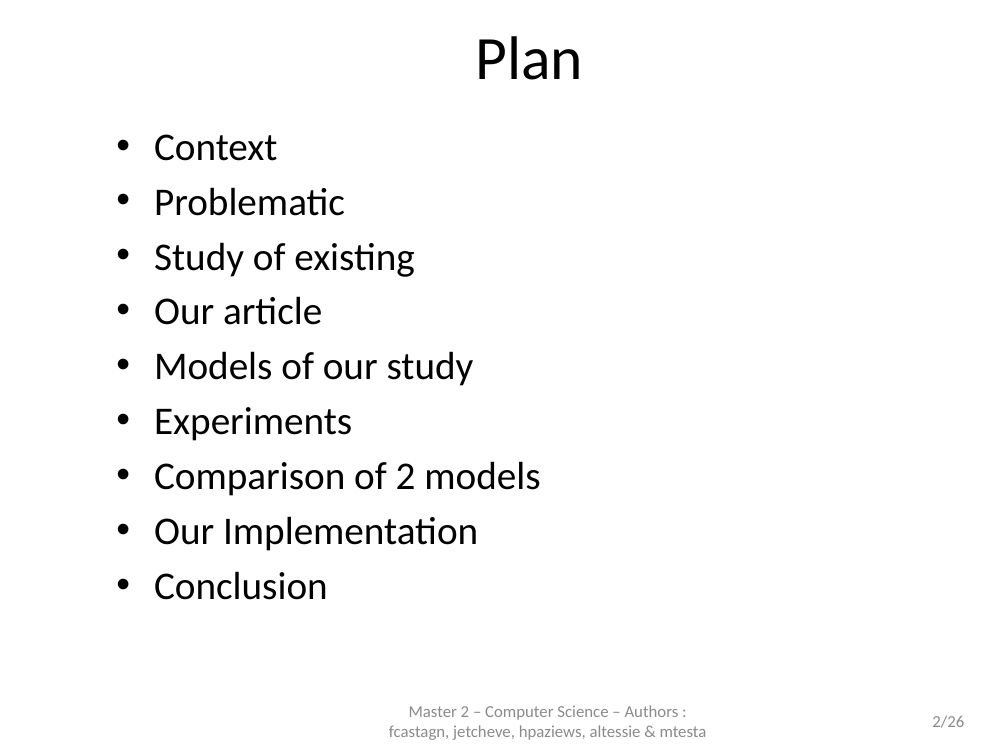
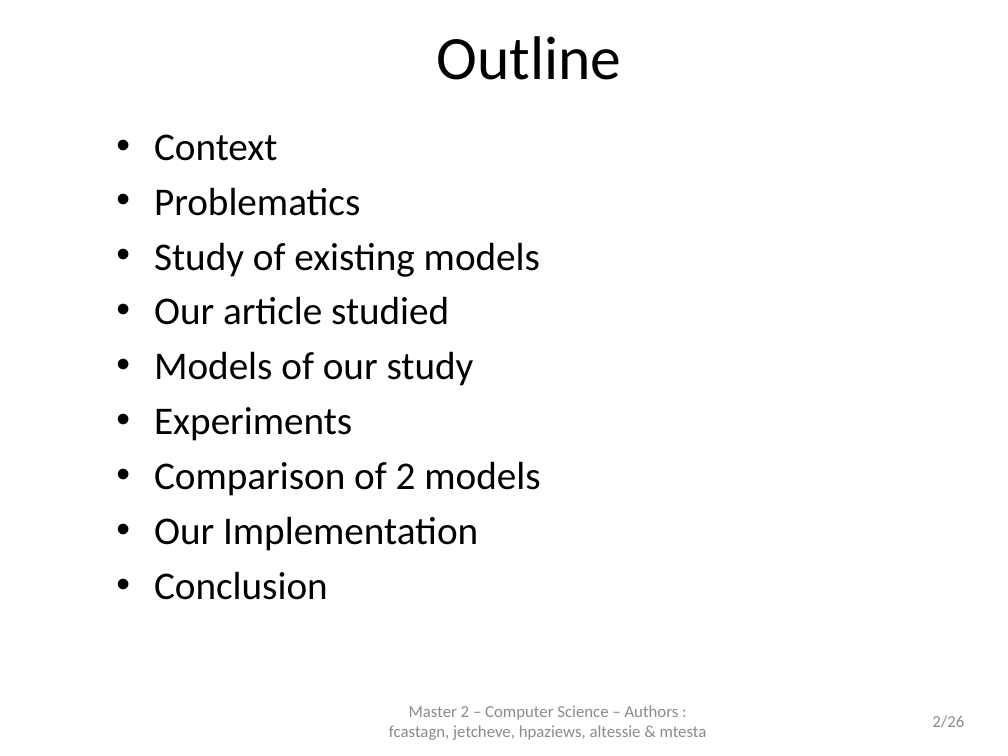
Before and after one commit to jetcheve/M2_PER_MMUAVGRA, a slide deck: slide 2 of ressources/presentation/PresentationPER_Desbarats_V3.pptx. Drawn at 1008x756 pixels with LibreOffice and Linux fonts; fonts in the diff are those of the drawing; background and template pictures are left out. Boxes give left, top, right and bottom in pixels: in the first picture for what was removed or moved away, otherwise in the second. Text is boxed around its words. In the diff, an @@ line names an element or a change of style, - is before the commit and + after.

```diff
--- a/ressources/presentation/PresentationPER_Desbarats_V3.pptx
+++ b/ressources/presentation/PresentationPER_Desbarats_V3.pptx
@@ text at [437, 36, 622, 80]: text changed @@
-Plan
+Outline
@@ text at [154, 187, 540, 325]: text changed @@
-• Problematic
-• Study of existing
-• Our article
+• Problematics
+• Study of existing models
+• Our article studied
```
Also in this commit, not shown: 17 other slides changed.
